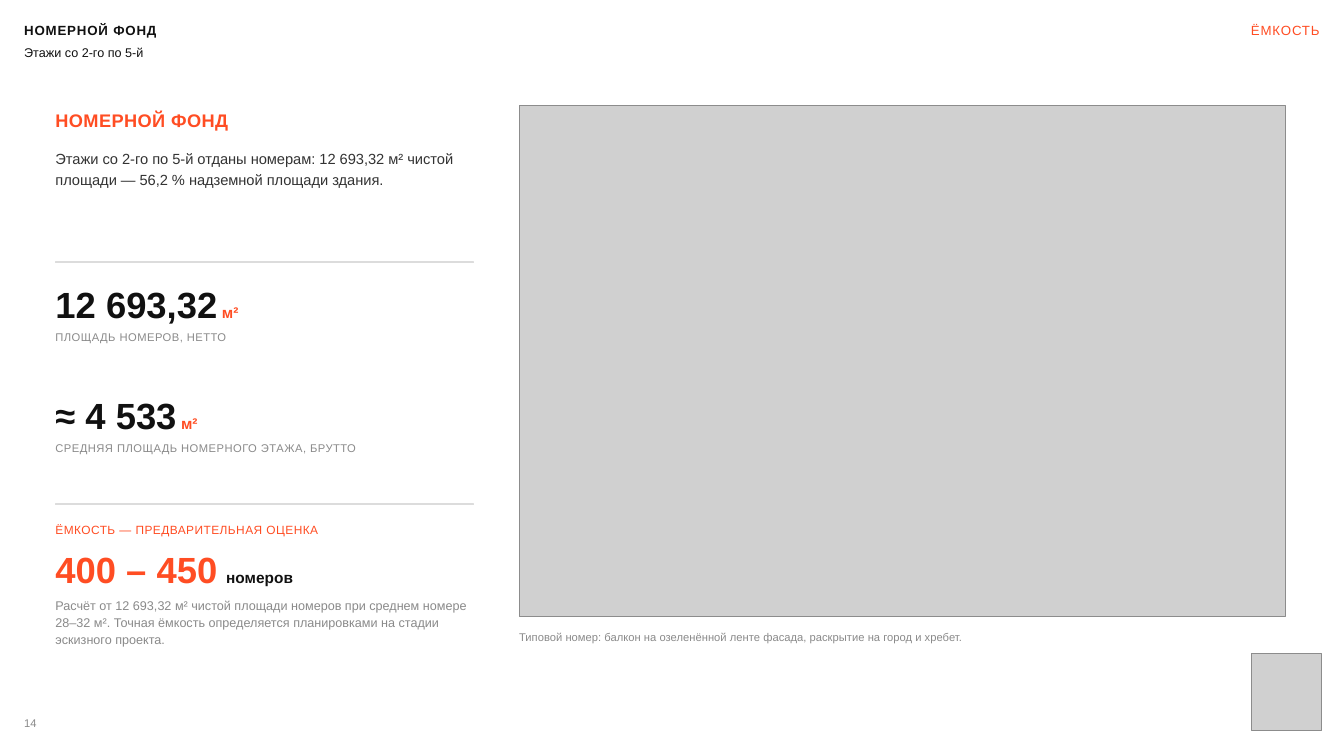
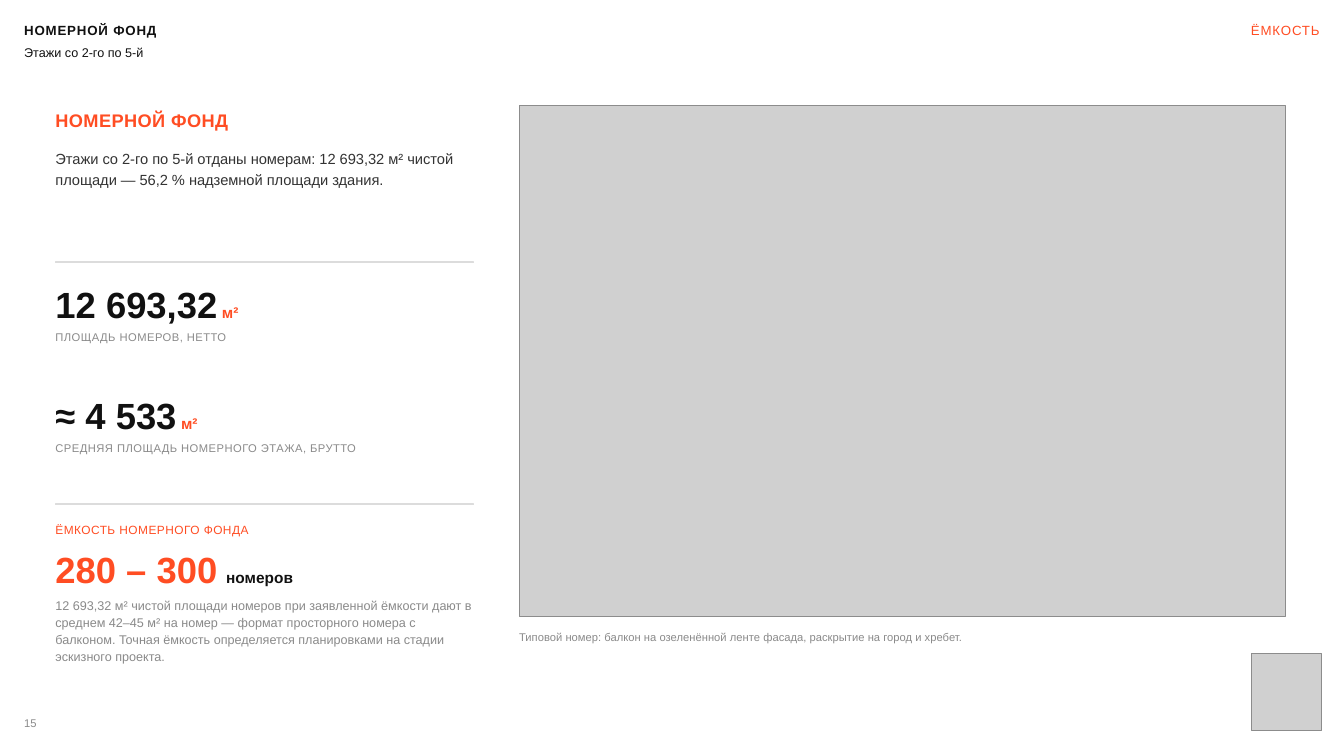
Before and after one commit to kzmeir/most, a slide deck: slide 15 of presentations/aurora-hotel/MOST_Bukhtarminskaya_akimat.pptx (slide 14 before the commit). Drawn at 1344x756 pixels with LibreOffice and Linux fonts; fonts in the diff are those of the drawing; grey boxes stand for pictures. Boxes give left, top, right and bottom in pixels: in the first picture for what was removed or moved away, otherwise in the second. Text is boxed around its words. In the diff, an @@ line names an element or a change of style, - is before the commit and + after.

```diff
--- a/presentations/aurora-hotel/MOST_Bukhtarminskaya_akimat.pptx
+++ b/presentations/aurora-hotel/MOST_Bukhtarminskaya_akimat.pptx
@@ text at (55, 524, 249, 536): text changed @@
-ЁМКОСТЬ — ПРЕДВАРИТЕЛЬНАЯ ОЦЕНКА
+ЁМКОСТЬ НОМЕРНОГО ФОНДА
@@ text at (55, 557, 293, 586): text changed @@
-400 – 450 номеров
+280 – 300 номеров
@@ text at (55, 601, 472, 664): text changed @@
-Расчёт от 12 693,32 м² чистой площади номеров при среднем номере 28–32 м². Точная ёмкость определяется планировками на стадии эскизного проекта.
+12 693,32 м² чистой площади номеров при заявленной ёмкости дают в среднем 42–45 м² на номер — формат просторного номера с балконом. Точная ёмкость определяется планировками на стадии эскизного проекта.
@@ text at (24, 719, 36, 727): text changed @@
-14
+15
```
Also in this commit, not shown: 6 other slides changed, 1 slide added, 5 other files.
